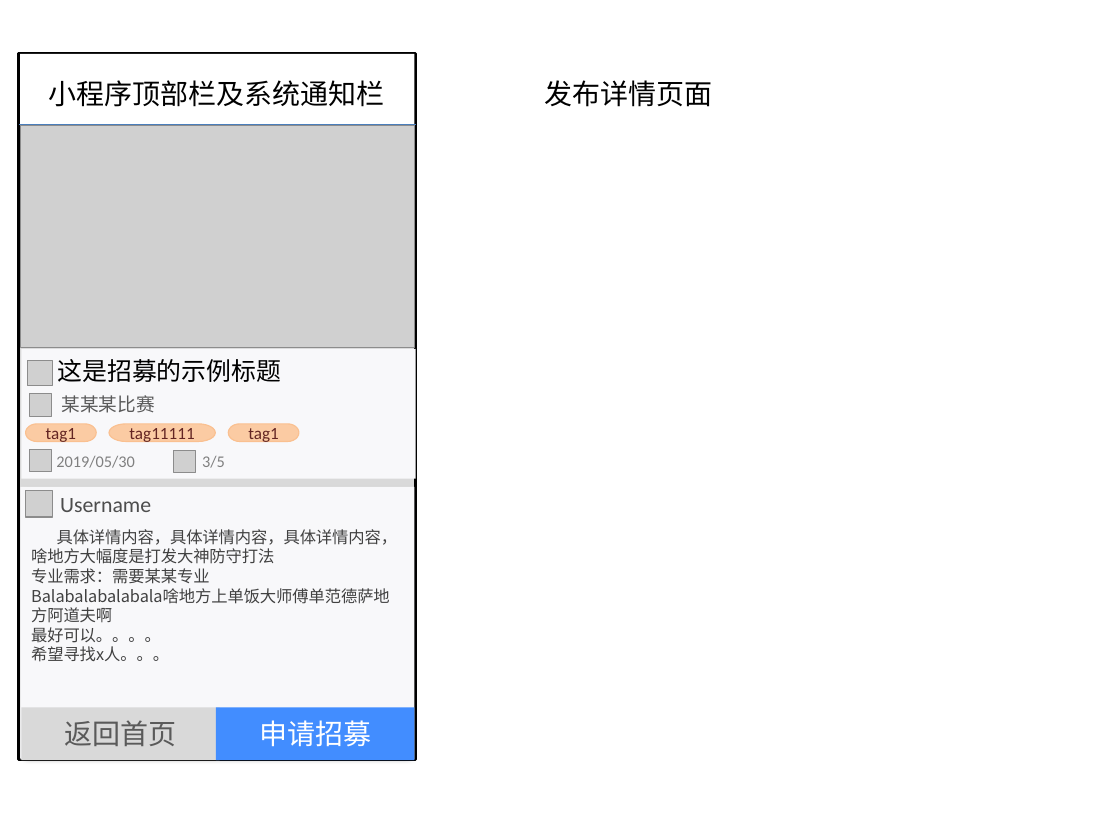
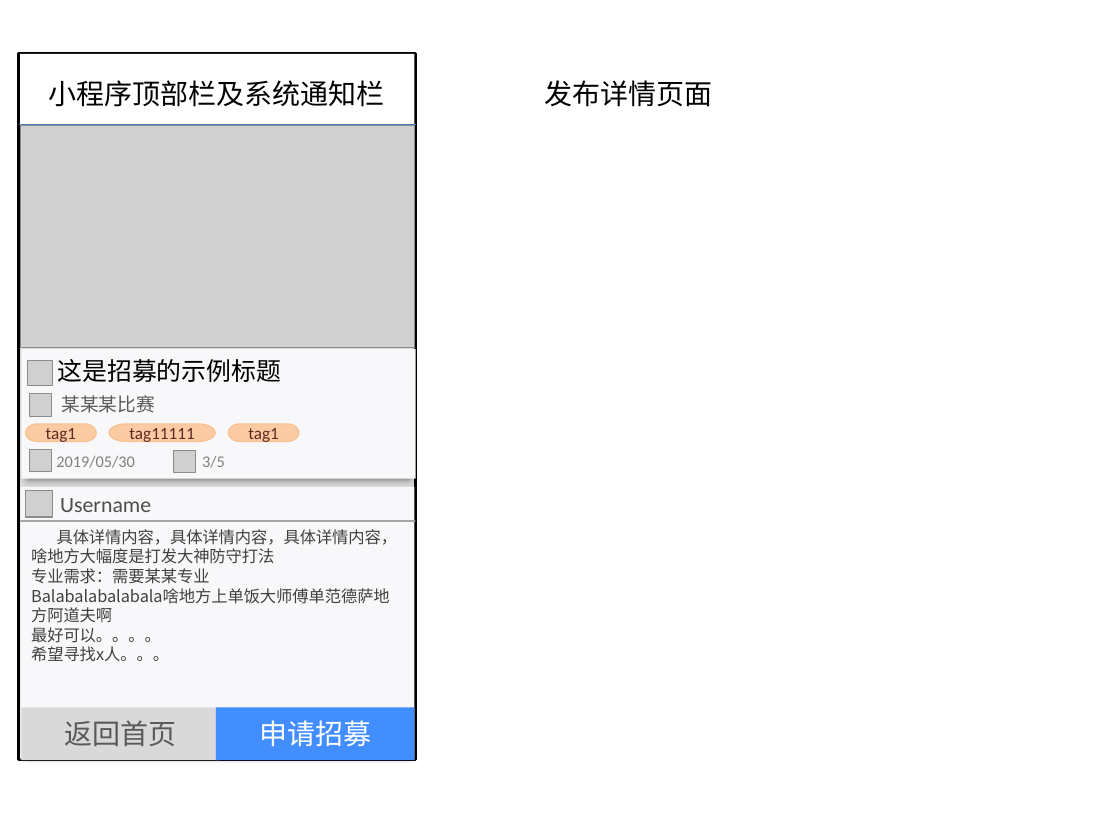
Before and after one commit to kirito12138/GroupWork, a slide deck: slide 2 of docs/Beta阶段前端设计稿.pptx. Drawn at 1120x840 pixels with LibreOffice and Linux fonts; fonts in the diff are those of the drawing; grey boxes stand for pictures. Boxes give left, top, right and bottom in pixels: in the first picture for what was removed or moved away, otherwise in the second. Text is boxed around its words. In the diff, an @@ line names an element or a change of style, - is before the commit and + after.

```diff
--- a/docs/Beta阶段前端设计稿.pptx
+++ b/docs/Beta阶段前端设计稿.pptx
@@ rectangle at box(21, 348, 416, 478): shadow on @@
@@ line added from (21, 522) to (414, 522), #A6A6A6 1.5 pt @@
```
Also in this commit, not shown: 2 other slides changed.
